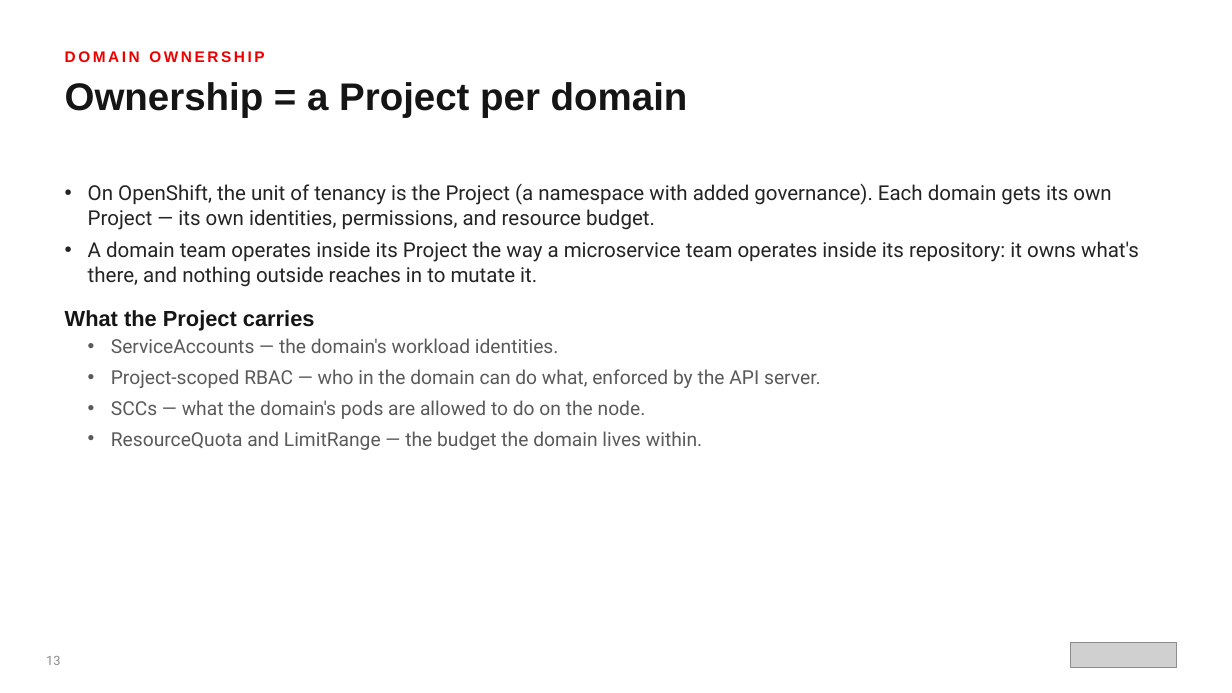
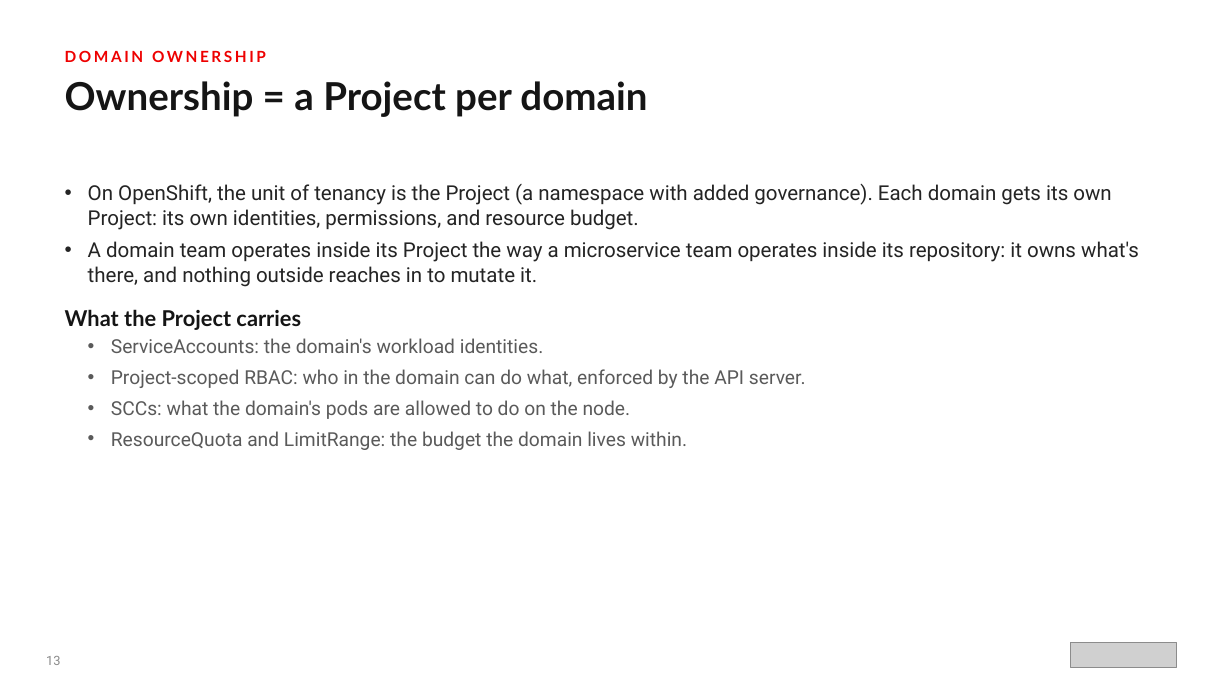
Before and after one commit to patterncatalyst/datamesh-reference-arch-python, a slide deck: slide 14 of presentation/data-mesh-openshift/Data_Mesh_on_OpenShift.pptx. Drawn at 1232x693 pixels with LibreOffice and Linux fonts; fonts in the diff are those of the drawing; grey boxes stand for pictures. Boxes give left, top, right and bottom in pixels: in the first picture for what was removed or moved away, otherwise in the second. Text is boxed around its words. In the diff, an @@ line names an element or a change of style, - is before the commit and + after.

```diff
--- a/presentation/data-mesh-openshift/Data_Mesh_on_OpenShift.pptx
+++ b/presentation/data-mesh-openshift/Data_Mesh_on_OpenShift.pptx
@@ text "DOMAIN OWNERSHIP" at (65,50,266,62): font Arial to Lato @@
@@ text "Ownership = a Project per ..." at (65,81,647,117): font Arial to Lato @@
@@ text at (88,184,1111,230): text changed @@
-• On OpenShift, the unit of tenancy is the Project (a namespace with added governance). Each domain gets its own Project — its own identities, permissions, and resource budget.
+• On OpenShift, the unit of tenancy is the Project (a namespace with added governance). Each domain gets its own Project: its own identities, permissions, and resource budget.
@@ text at (65,309,301,330): font Arial to Lato in "What the Project carries" @@
@@ text at (111,338,806,450): text changed @@
-  • ServiceAccounts — the domain's workload identities.
-  • Project-scoped RBAC — who in the domain can do what, enforced by the API server.
-  • SCCs — what the domain's pods are allowed to do on the node.
-  • ResourceQuota and LimitRange — the budget the domain lives within.
+  • ServiceAccounts: the domain's workload identities.
+  • Project-scoped RBAC: who in the domain can do what, enforced by the API server.
+  • SCCs: what the domain's pods are allowed to do on the node.
+  • ResourceQuota and LimitRange: the budget the domain lives within.
```
Also in this commit, not shown: 61 other slides changed, 4 other files.
